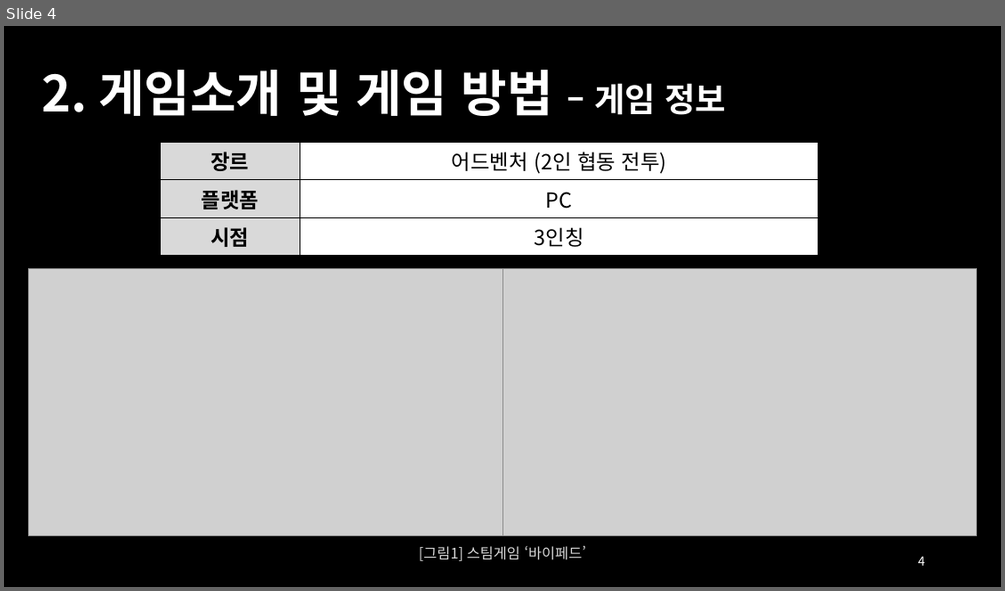
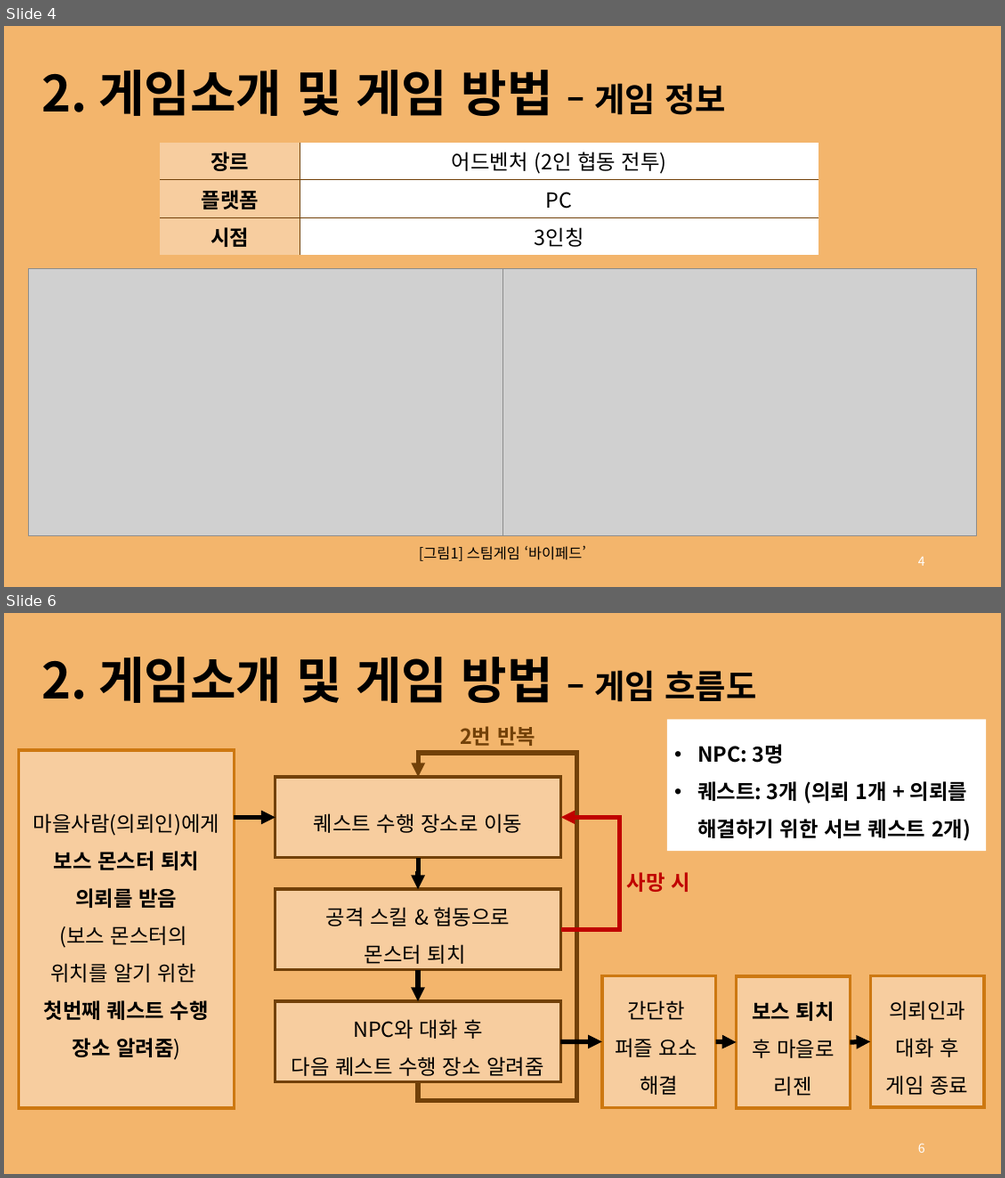
Before and after one commit to rg7155/2022KPU_GameProject, a slide deck: 의뢰인.pptx. Shown one above the other, each under a label of ours: slide 4 before the commit, slides 4 and 6 after it; the slides between them are not shown. The pictures are 1005x591 and 1005x1178 pixels, drawn with LibreOffice and Linux fonts; fonts in the diff are those of the drawing; grey boxes stand for pictures. Boxes give left, top, right and bottom in pixels: in the first picture for what was removed or moved away, otherwise in the second. Text is boxed around its words. In the diff, an @@ line names an element or a change of style, - is before the commit and + after.

Commit message:
ppt 플레이어, 몬스터, 조작법 제외 완료

```diff
--- a/의뢰인.pptx
+++ b/의뢰인.pptx
@@ slide 6 added at [4,613,1001,1174], background #F3B56C @@
@@ text added at [42,657,757,703], 48 pt, text #000000, bold @@
+2. 게임소개 및 게임 방법 – 게임 흐름도
@@ rectangle added at [667,719,987,851], fill #FFFFFF, 20 pt, text #000000, bold @@
+• NPC: 3명
+• 퀘스트: 3개 (의뢰 1개 + 의뢰를 해결하기 위한 서브 퀘스트 2개)
@@ text added at [460,726,535,746], 20 pt, text #724209, bold @@
+2번 반복
@@ rectangle added at [19,750,235,1107], fill #F7CD9F, outline #CD7811 3 pt, 20 pt, text #000000 @@
+마을사람(의뢰인)에게
+보스 몬스터 퇴치 의뢰를 받음
+(보스 몬스터의
+위치를 알기 위한
+첫번째 퀘스트 수행 장소 알려줌)
@@ elbow arrow added from (418, 1082) to (418, 777), #724209 4.5 pt @@
@@ rectangle added at [275,777,561,858], fill #F7CD9F, outline #724209 3 pt, 20 pt, text #000000 @@
+퀘스트 수행 장소로 이동
@@ arrow added from (234, 817) to (275, 817), #000000 4.5 pt @@
@@ elbow arrow added from (561, 929) to (561, 817), #C00000 4.5 pt @@
@@ elbow arrow added from (418, 858) to (418, 889), #000000 4.5 pt @@
@@ text added at [627,872,689,892], 20 pt, text #C00000, bold @@
+사망 시
@@ rectangle added at [275,889,561,970], fill #F7CD9F, outline #724209 3 pt, 20 pt, text #000000 @@
+공격 스킬 & 협동으로
+몬스터 퇴치
@@ arrow added from (418, 970) to (418, 1001), #000000 4.5 pt @@
@@ rectangle added at [602,976,716,1107], fill #F7CD9F, outline #CD7811 3 pt, 20 pt, text #000000 @@
+간단한
+퍼즐 요소
+해결
@@ rectangle added at [736,976,850,1108], fill #F7CD9F, outline #CD7811 3 pt, 20 pt, text #000000 @@
+보스 퇴치 후 마을로 리젠
@@ rectangle added at [871,976,985,1107], fill #F7CD9F, outline #CD7811 3 pt, 20 pt, text #000000 @@
+의뢰인과 대화 후 게임 종료
@@ rectangle added at [275,1001,561,1082], fill #F7CD9F, outline #724209 3 pt, 20 pt, text #000000 @@
+NPC와 대화 후
+다음 퀘스트 수행 장소 알려줌
@@ arrow added from (561, 1041) to (602, 1041), #000000 4.5 pt @@
@@ arrow added from (716, 1041) to (736, 1042), #000000 4.5 pt @@
@@ arrow added from (850, 1042) to (871, 1041), #000000 4.5 pt @@
@@ page number added at [918,1143,925,1152], 12 pt, text #FFFFFF @@
+6
@@ slide 4 changed as well @@
@@ background #000000 to #F3B56C @@
@@ text "2. 게임소개 및 게임 방법 ..." at [42,70,727,116]: text colour #FFFFFF to #000000 @@
@@ table at [161,142,818,250] @@
@@ fill #D9D9D9 to #F7CD9F in 3 cells @@
@@ borders changed @@
@@ text "[그림1] 스팀게임 ‘바이페드’" at [419,545,586,561]: text colour #D9D9D9 to #000000 @@
```
Also in this commit, not shown: 14 other slides changed, 1 slide removed.
